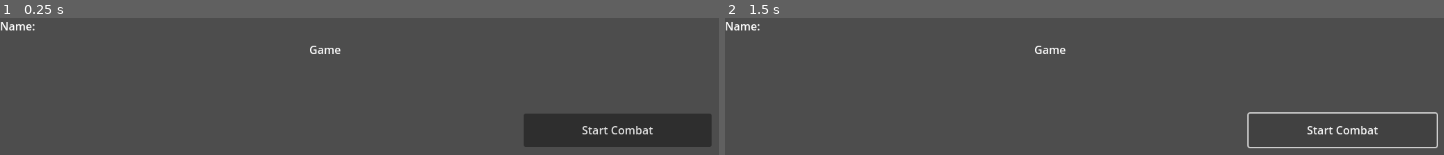
Above: before the commit, frames 1-2 (left to right).
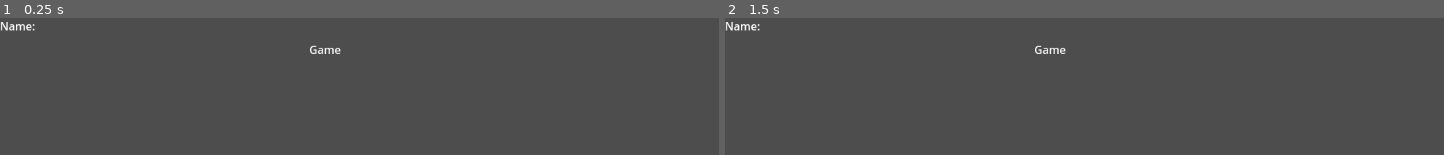
Above: after the commit, the same moments.

Repository: JuneauPlayz/idlemultiplayerexperiment
Game: Godot game, scene res://main scenes/main_menu.tscn
The game is run twice, just before and just after one commit, with the same random seed, the same clock (stepped at 60 frames per second) and the same inputs. This scene is started directly instead of the project's main scene.
Inputs (mouse positions are in pixels of both pictures, inside the frame that each line leads up to):
- Up to frame 1 (0.25 s): no input
- Up to frame 2 (1.5 s): click (1343, 130) at 0.5 s, where only the run before the commit has a clickable "Start Combat"; click (1343, 130) at 1.25 s, where only the run before the commit has a clickable "Start Combat"

The runs differ from the first frame. In frame 1, 6.1% of the frame differs, in the area x 72-99%, y 70-95%; in frame 2, 1.0%.
Error in both runs: Invalid access to property or key 'account_name' on a base object of type 'null instance'. (res://main)

Commit message:
Revert "html"
This reverts commit 152c546c1c99e5687470afa78ebf1426cc9d2172.

Diff:
--- a/main scenes/main_menu.gd
+++ b/main scenes/main_menu.gd
@@ -11,7 +11,3 @@
 # Called every frame. 'delta' is the elapsed time since the previous frame.
 func _process(delta: float) -> void:
 	pass
-
-
-func _on_button_pressed() -> void:
-	game.new_scene(game.COMBAT)
--- a/main scenes/main_menu.tscn
+++ b/main scenes/main_menu.tscn
@@ -16,12 +16,3 @@
 offset_right = 40.0
 offset_bottom = 23.0
 text = "Name: "
-
-[node name="Button" type="Button" parent="."]
-offset_left = 755.0
-offset_top = 138.0
-offset_right = 1026.0
-offset_bottom = 186.0
-text = "Start Combat"
-
-[connection signal="pressed" from="Button" to="." method="_on_button_pressed"]
--- a/scripts/game.gd
+++ b/scripts/game.gd
@@ -2,7 +2,6 @@
 
 const LOGIN_MENU = preload("res://main scenes/login_menu.tscn")
 const MAIN_MENU = preload("res://main scenes/main_menu.tscn")
-const COMBAT = preload("res://main scenes/combat.tscn")
 
 var current_scene
 var account_name = ""
Binary file removed: IdleMultiplayerExperiment.apple-touch-icon.png
Binary file removed: IdleMultiplayerExperiment.icon.png
Binary file removed: IdleMultiplayerExperiment.png
Not shown, removed: export_presets.cfg
Not shown, removed: IdleMultiplayerExperiment.audio.position.worklet.js
Not shown, removed: IdleMultiplayerExperiment.audio.worklet.js
Not shown, removed: IdleMultiplayerExperiment.html
Not shown, removed: IdleMultiplayerExperiment.js
Not shown, removed: IdleMultiplayerExperiment.pck
Not shown, changed: IdleMultiplayerExperiment.wasm
